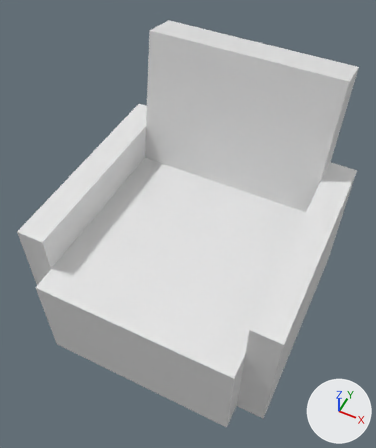
What one commit did to the Blender file couch.blend.
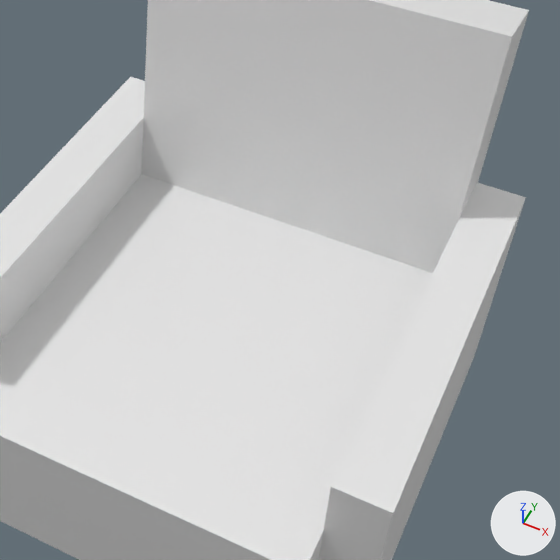
There are two pictures of each version: one whole from a camera (50 mm lens) standing at (1.51, -3.1, 5.06) and looking at (-0.04, 0.0, 1.18), one close up on the part from 18% to 100% of the width and 14% to 83% of the height. Every picture has the same lights, and +X, +Y and +Z are marked at lower right.

Objects in the first close-up: 'Couch'.
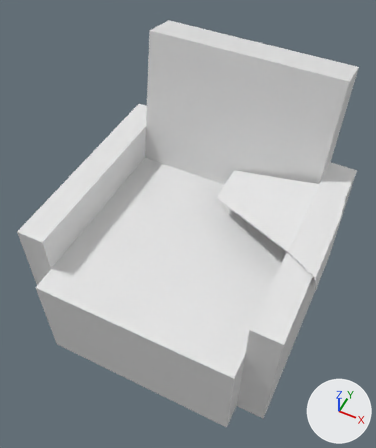
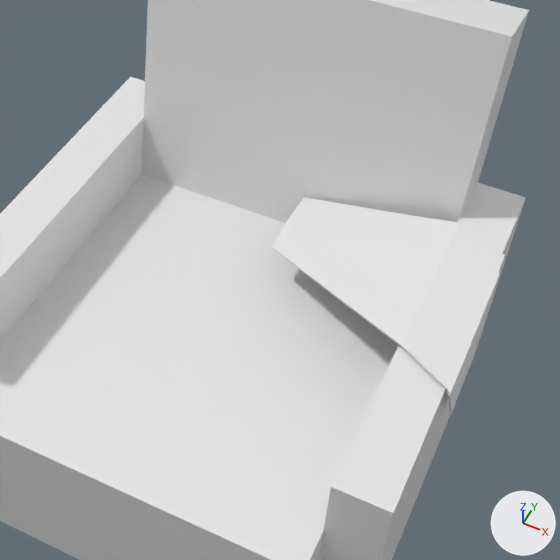
Edits to the scene script, one JSON object a line:
```json
{"op": "add", "block": "me_plane", "code": ["me_plane = bpy.data.meshes.new('Plane')", "me_plane.from_pydata([(-1.055, 0.653, -0.166), (0.159, -0.021, 0.005), (-1.045, 1.091, -0.165), (0.174, 0.271, -0.517), (0.158, -0.01, 0.024), (0.157, 0.832, 0.024), (-0.141, 1.107, 0.024), (-0.142, 0.15, 0.024), (-1.066, 0.804, -0.177), (0.147, 0.0, -0.007), (-1.057, 1.123, -0.177), (0.163, 0.625, -0.528), (0.146, 0.011, 0.013), (0.145, 0.983, 0.013), (-0.152, 1.107, 0.013), (-0.154, 0.171, 0.013)], [], [(4, 1, 3, 5), (7, 4, 5, 6), (0, 7, 6, 2), (12, 9, 11, 13), (15, 12, 13, 14), (8, 15, 14, 10)])"]}
{"op": "add", "block": "ob_cloth", "code": ["ob_cloth = bpy.data.objects.new('Cloth', me_plane)", "ob_cloth.location = (1.157, -0.287, 1.459)", "_m = ob_cloth.modifiers.new('Solidify', 'SOLIDIFY')", "_m.nonmanifold_merge_threshold = 0.0003"]}
```

Where the change shows, as pixel boxes [x1, y1, x2, y2] in the close-ups (560 x 560 px):
```json
{"object": "Cloth", "change": "added", "after": [271, 197, 505, 415]}
```
